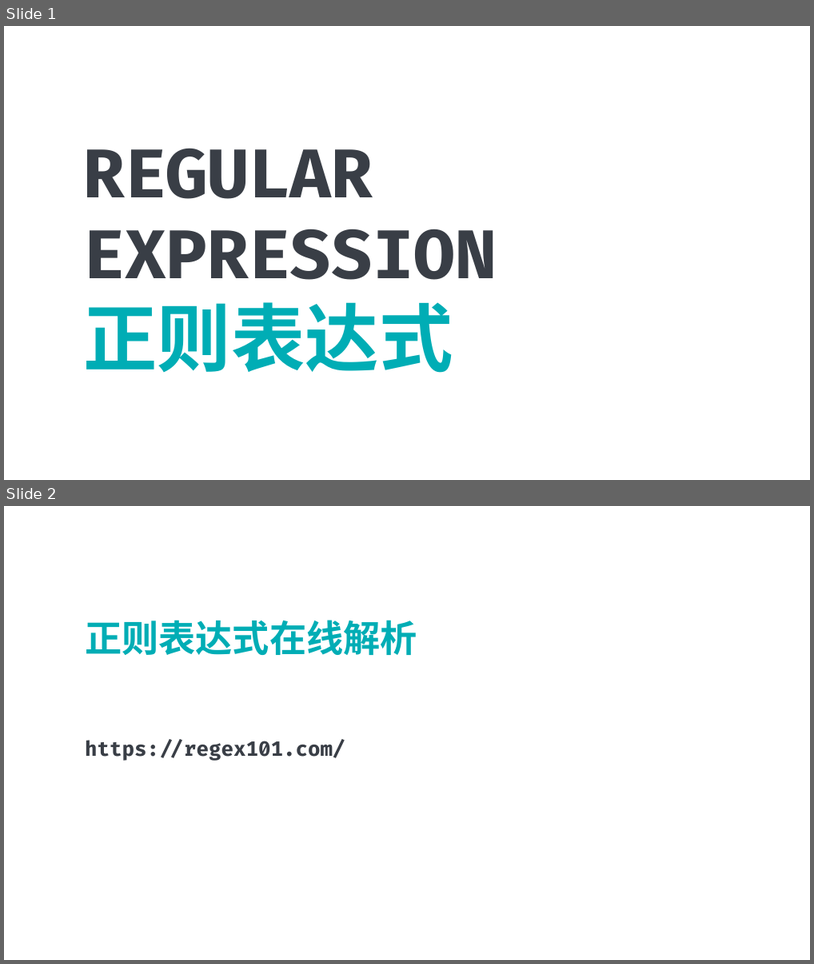
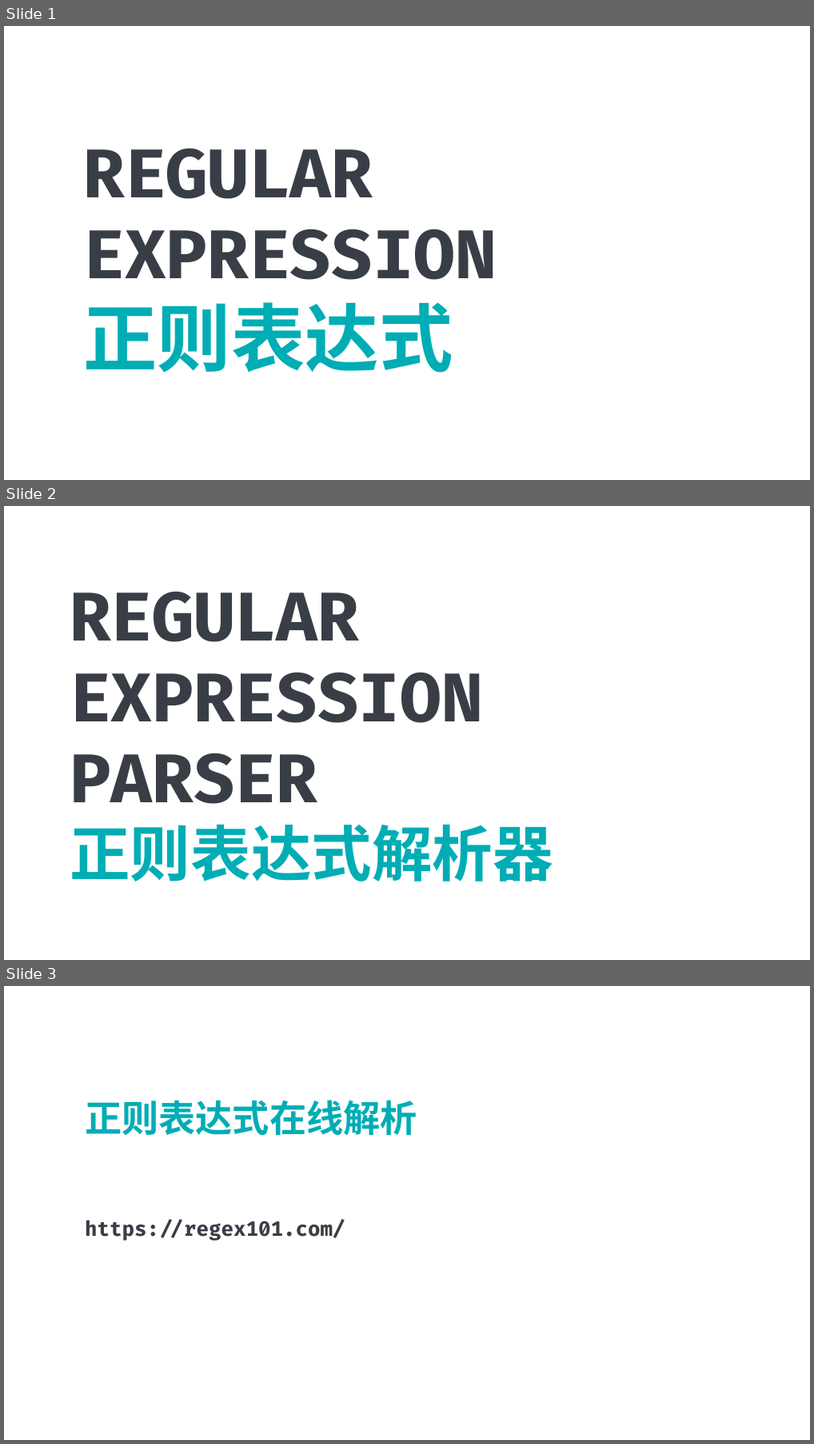
Before and after one commit to Civitasv/PYTHON_STUDYING, a slide deck: Regular Expressions/REGULAR EXPRESSIONS.pptx. Shown one above the other, each under a label of ours: slides 1 and 2 before the commit, slides 1, 2 and 3 after it. The pictures are 814x964 and 814x1444 pixels, drawn with LibreOffice and Linux fonts; fonts in the diff are those of the drawing. Boxes give left, top, right and bottom in pixels: in the first picture for what was removed or moved away, otherwise in the second. Text is boxed around its words. In the diff, an @@ line names an element or a change of style, - is before the commit and + after.

```diff
--- a/Regular Expressions/REGULAR EXPRESSIONS.pptx
+++ b/Regular Expressions/REGULAR EXPRESSIONS.pptx
@@ slide 2 added at (x1=4, y1=506, x2=810, y2=960), background #FFFFFF @@
@@ text added at (x1=70, y1=592, x2=554, y2=881), 80 pt, text #393E46, bold @@
+REGULAR EXPRESSION PARSER
+正则表达式解析器
@@ what was slide 2 is now slide 3 @@
```
Also in this commit, not shown: 23 other files.
